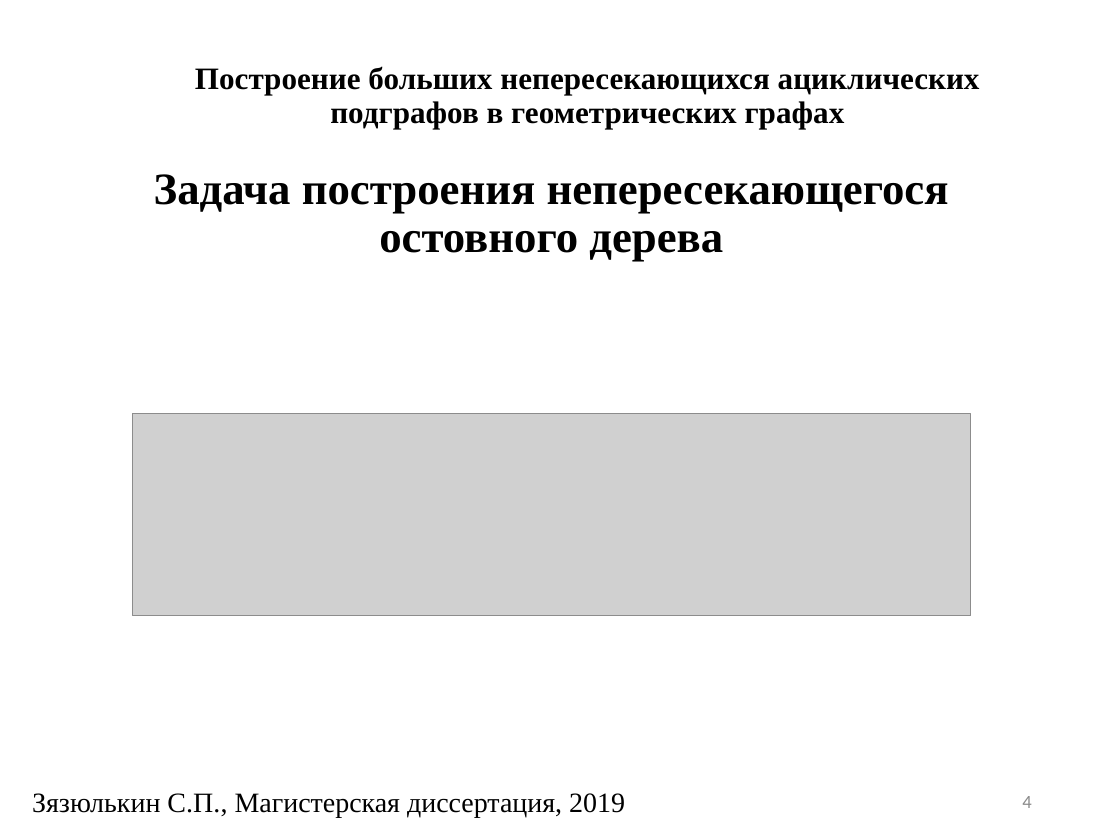
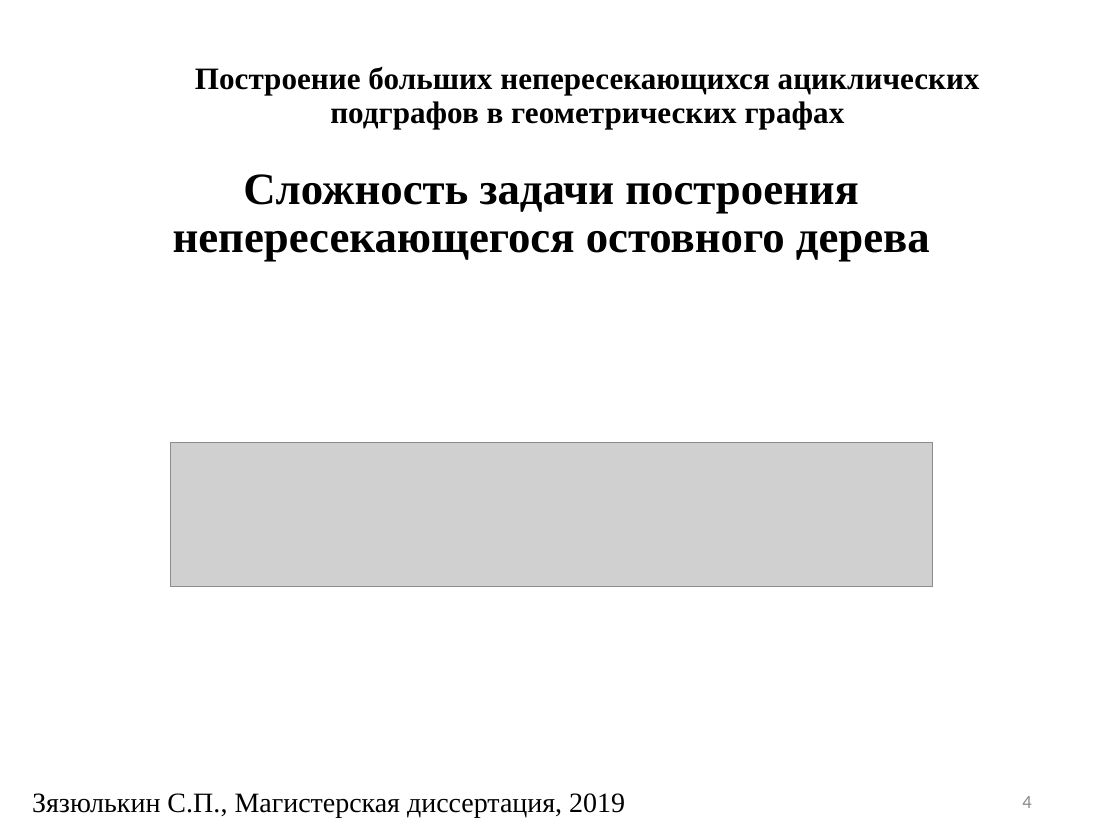
Before and after one commit to SergeyZyazyulkin/NonCrossingSubgraphs, a slide deck: slide 4 of docs/presentation.ppt. Drawn at 1120x840 pixels with LibreOffice and Linux fonts; fonts in the diff are those of the drawing; grey boxes stand for pictures; background and template pictures are left out. Boxes give left, top, right and bottom in pixels: in the first picture for what was removed or moved away, otherwise in the second. Text is boxed around its words. In the diff, an @@ line names an element or a change of style, - is before the commit and + after.

```diff
--- a/docs/presentation.ppt
+++ b/docs/presentation.ppt
@@ title at (173,174,930,262): text changed @@
-Задача построения непересекающегося остовного дерева
+Сложность задачи построения непересекающегося остовного дерева
@@ picture: place and size @@
-picture at (132,413,971,616)
+picture at (170,442,932,586)
```
Also in this commit, not shown: 16 other slides changed, 5 slides added, 3 other files.
